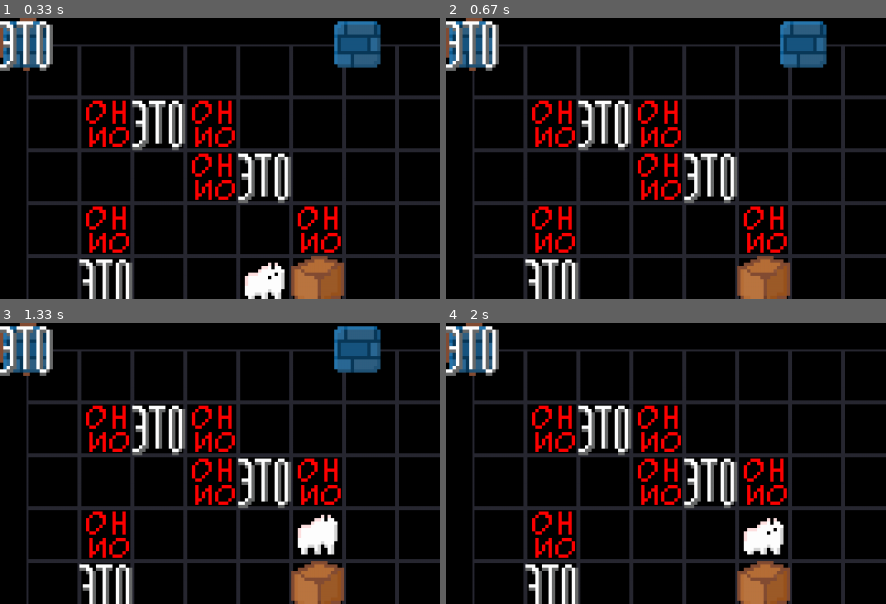
Above: before the commit, frames 1-4 (two rows, left to right).
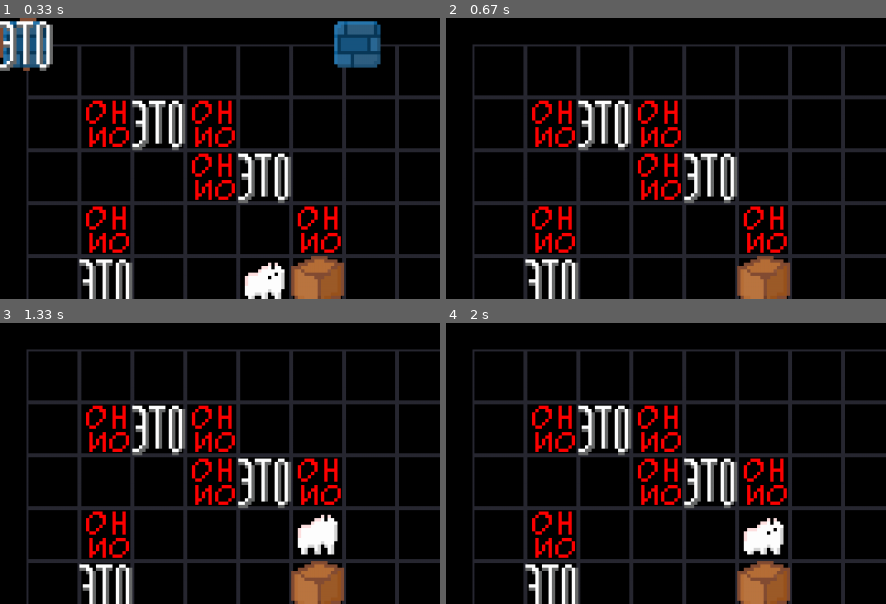
Above: after the commit, the same moments.

Repository: DIVERSIUMx/pygame-project
Game: pygame game, started from main.py
Two runs of this game, one before a commit and one after it. Both use one fixed random seed, a clock stepped at 60 frames per second and the inputs below.
Inputs:
- Up to frame 1 (0.33 s): no input
- Up to frame 2 (0.67 s): hold D from 0.33 s (still down)
- Up to frame 3 (1.33 s): release D at 0.8 s; hold W 0.83-1.13 s; hold D from 1.17 s (still down)
- Up to frame 4 (2 s): release D at 1.63 s; hold A from 1.67 s (still down); tap K at 1.82 s
The pictures show only the part of the screen within x 0-50%, y 0-50%; the shares and areas given below are measured in that part.

Frame 1 is identical in both runs. In frame 2, 3.8% of the frame differs, in the area x 0-87%, y 0-19%; in frame 3, 3.8%; in frame 4, 2.1%.

Commit message:
Little (big) fix

Diff:
--- a/tric.py
+++ b/tric.py
@@ -1,6 +1,6 @@
 # На счет имени пока назвал так, потом поменяем FIXME
 import pygame
-from sprites import ItemSprite, load_image
+from sprites import ItemSprite, load_image, item_sprites
 
 
 class Rule:
@@ -122,6 +122,10 @@
         self.board = self.new_board
         if self.intereaction:
             search_for_rules(self.intereaction, self.board)
+
+        for sprite in item_sprites.sprites():
+            if sprite not in self.sprites.values():
+                sprite.kill()
 
     def generate_sprites(self):
         for y, row in enumerate(self.board):
